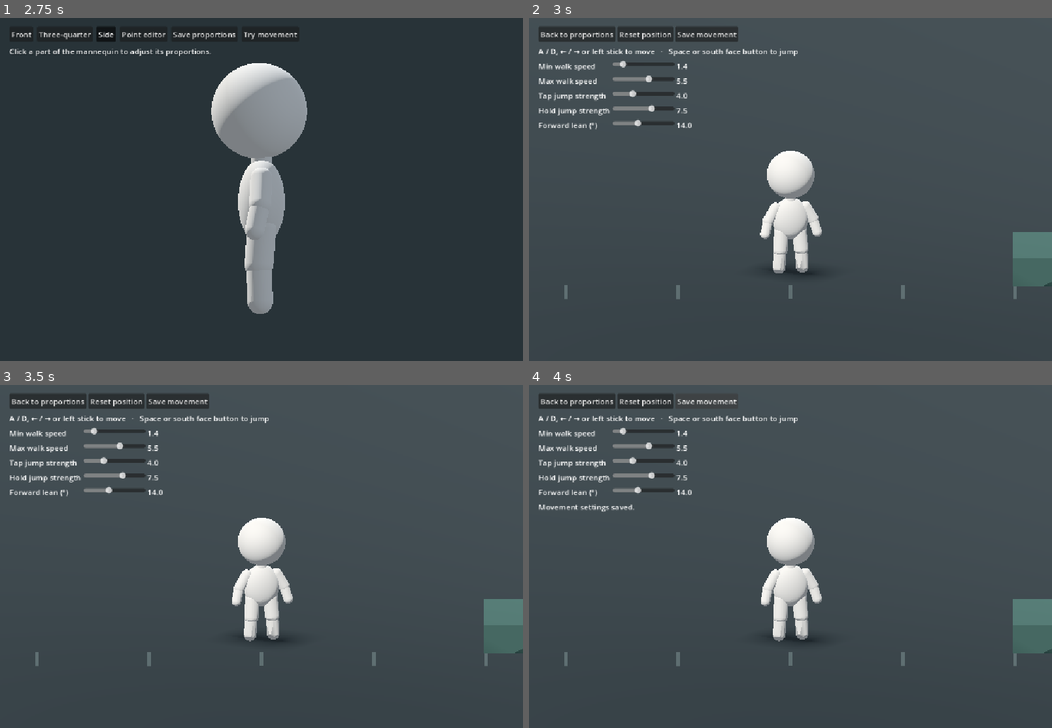
Above: before the commit, frames 1-4 (two rows, left to right).
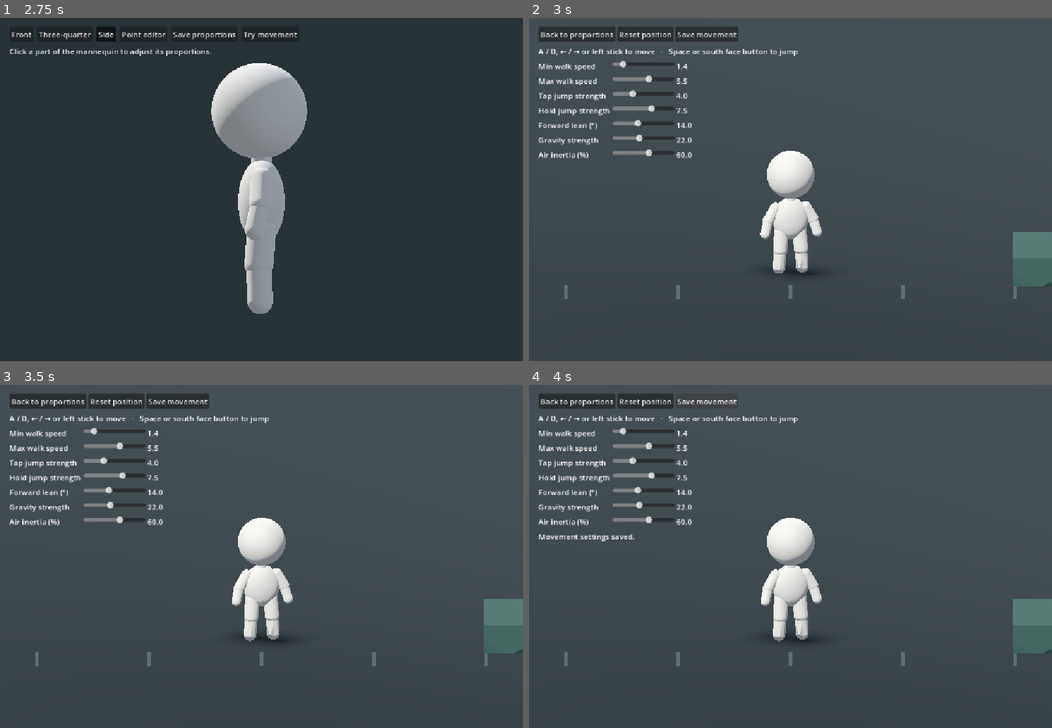
Above: after the commit, the same moments.

Repository: mdlvr1w/creation-game
Game: Godot game, scene res://game/mannequin_view.tscn
The game is run twice, just before and just after one commit, with the same random seed, the same clock (stepped at 60 frames per second) and the same inputs.
Inputs:
- Up to frame 1 (2.75 s): click "Front" at 0.5 s; click "Three-quarter" at 1.25 s; click "Side" at 2 s
- Up to frame 2 (3 s): click "Try movement" at 2.75 s
- Up to frame 3 (3.5 s): no input
- Up to frame 4 (4 s): click "Save movement" at 3.5 s

Frame 1 is identical in both runs. In frame 2, 0.5% of the frame differs, in the area x 1-32%, y 33-42%; in frame 3, 0.5%; in frame 4, 0.7%, in the area x 1-32%, y 33-46%.

Commit message:
Expose gravity and steerable air inertia

Diff:
--- a/game/mannequin_controller.gd
+++ b/game/mannequin_controller.gd
@@ -11,7 +11,6 @@
 var jump_can_cut := false
 @export var acceleration := 23.0
 @export var braking := 30.0
-@export var gravity := 22.0
 
 var motion := Motion.new()
 
@@ -38,7 +37,12 @@
 	var target := 0.0
 	if not is_zero_approx(direction):
 		target = signf(direction) * lerpf(tuning.min_speed, tuning.max_speed, absf(direction))
-	var rate := braking if is_zero_approx(direction) else acceleration
+	var coasting := is_zero_approx(direction)
+	var rate := braking if coasting else acceleration
+	if not grounded:
+		var inertia: float = tuning.air_inertia / 100.0
+		# Full inertia preserves coasting but still permits steering.
+		rate *= lerpf(1.0, 0.0 if coasting else 0.15, inertia)
 	velocity.x = move_toward(velocity.x, target, rate * delta)
 	if grounded:
 		jump_can_cut = false
@@ -46,7 +50,7 @@
 			velocity.y = tuning.max_jump if jump_held else tuning.min_jump
 			jump_can_cut = jump_held
 	else:
-		velocity.y -= gravity * delta
+		velocity.y -= tuning.gravity * delta
 		if jump_can_cut and not jump_held:
 			velocity.y = minf(velocity.y, tuning.min_jump)
 			jump_can_cut = false
--- a/game/movement_preview.gd
+++ b/game/movement_preview.gd
@@ -9,6 +9,12 @@
 	&"min_jump": "Tap jump strength",
 	&"max_jump": "Hold jump strength",
 	&"lean_degrees": "Forward lean (°)",
+	&"gravity": "Gravity strength",
+	&"air_inertia": "Air inertia (%)",
+}
+const TUNING_HELP := {
+	&"gravity": "Higher gravity pulls the mannequin down faster.",
+	&"air_inertia": "Higher inertia carries more momentum and makes midair turns slower.",
 }
 const Stage := preload("res://game/mannequin_stage.gd")
 
@@ -157,10 +163,14 @@
 	var label := Label.new()
 	label.custom_minimum_size.x = 152
 	label.text = TUNING_LABELS[key]
+	var help: String = TUNING_HELP.get(key, "")
+	label.tooltip_text = help
+	label.mouse_filter = Control.MOUSE_FILTER_PASS
 	row.add_child(label)
 	var slider := HSlider.new()
 	slider.custom_minimum_size.x = 130
 	slider.focus_mode = Control.FOCUS_NONE
+	slider.tooltip_text = help
 	var limits: Vector3 = Settings.LIMITS[key]
 	slider.min_value = snappedf(limits.x, 0.1)
 	slider.max_value = limits.y
--- a/game/movement_settings.gd
+++ b/game/movement_settings.gd
@@ -8,7 +8,10 @@
 	&"min_jump": Vector3(1.0, 11.0, 4.0),
 	&"max_jump": Vector3(1.0, 11.0, 7.5),
 	&"lean_degrees": Vector3(0.0, 35.0, 14.0),
+	&"gravity": Vector3(5.0, 45.0, 22.0),
+	&"air_inertia": Vector3(0.0, 100.0, 60.0),
 }
+const NEW_SETTINGS := [&"gravity", &"air_inertia"]
 const ORDERED_PAIRS := [[&"min_speed", &"max_speed"], [&"min_jump", &"max_jump"]]
 
 var values: Dictionary[StringName, float] = {}
@@ -37,7 +40,7 @@
 	var settings := {}
 	for key: StringName in values:
 		settings[String(key)] = snappedf(values[key], 0.1)
-	var written := file.store_string(JSON.stringify({"version": 1, "movement": settings}, "\t"))
+	var written := file.store_string(JSON.stringify({"version": 2, "movement": settings}, "\t"))
 	file.close()
 	if not written or DirAccess.rename_absolute(temp, path) != OK:
 		DirAccess.remove_absolute(temp)
@@ -47,15 +50,20 @@
 
 func load_from(path: String = LOCAL_FILE) -> bool:
 	var contents: Variant = JSON.parse_string(FileAccess.get_file_as_string(path))
-	if not contents is Dictionary or contents.get("version") != 1:
+	if not contents is Dictionary:
+		return false
+	var version: Variant = contents.get("version")
+	if version != 1 and version != 2:
 		return false
 	var settings: Variant = contents.get("movement")
 	if not settings is Dictionary:
 		return false
 	var loaded: Dictionary[StringName, float] = {}
 	for key: StringName in LIMITS:
+		var limits: Vector3 = LIMITS[key]
 		var value: Variant = settings.get(String(key))
-		var limits: Vector3 = LIMITS[key]
+		if version == 1 and key in NEW_SETTINGS:
+			value = float(limits.z)
 		if not value is float or not is_finite(value) or value < snappedf(limits.x, 0.1) or value > limits.y:
 			return false
 		loaded[key] = value
--- a/tests/movement_test.gd
+++ b/tests/movement_test.gd
@@ -80,12 +80,25 @@
 	preview.tuning_sliders[&"max_jump"].value = 3.0
 	check(is_equal_approx(preview.tuning_sliders[&"min_jump"].value, 3.0),
 		"jump sliders keep the minimum and maximum ordered")
+	await check_air_tuning(preview)
+
 	var settings_file := "user://movement-test-%s.json" % OS.get_process_id()
 	check(player.settings.save_to(settings_file), "movement settings save")
 	var restored := Settings.new()
 	check(restored.load_from(settings_file), "movement settings reload")
 	for key: StringName in Settings.LIMITS:
 		check(is_equal_approx(restored.values[key], player.settings.values[key]), "saved setting matches " + String(key))
+	var legacy: Dictionary = JSON.parse_string(FileAccess.get_file_as_string(settings_file))
+	legacy.version = 1
+	legacy.movement.erase("gravity")
+	legacy.movement.erase("air_inertia")
+	var legacy_file := FileAccess.open(settings_file, FileAccess.WRITE)
+	legacy_file.store_string(JSON.stringify(legacy))
+	legacy_file.close()
+	check(restored.load_from(settings_file), "older movement saves still load")
+	check(is_equal_approx(restored.values.gravity, 22.0) and is_equal_approx(restored.values.air_inertia, 60.0),
+		"older saves inherit defaults for the two new settings")
+	check(is_equal_approx(restored.values.min_speed, 6.0), "older saves preserve existing tuning")
 	DirAccess.remove_absolute(settings_file)
 
 	preview.queue_free()
@@ -100,6 +113,44 @@
 	if failures == 0:
 		print("Movement checks passed.")
 	quit(int(failures > 0))
+
+
+func check_air_tuning(preview) -> void:
+	var player = preview.player
+	player.position = Vector3(-12, 12, 0)
+	await physics_frame
+	player.step(1.0 / 60.0, 0.0, false)
+	check(not player.is_on_floor(), "air tuning test starts airborne")
+
+	preview.tuning_sliders[&"gravity"].value = 10.0
+	player.velocity = Vector3.ZERO
+	await physics_frame
+	player.step(1.0 / 60.0, 0.0, false)
+	var light_fall: float = player.velocity.y
+	preview.tuning_sliders[&"gravity"].value = 35.0
+	player.velocity = Vector3.ZERO
+	await physics_frame
+	player.step(1.0 / 60.0, 0.0, false)
+	check(player.velocity.y < light_fall, "higher gravity accelerates the fall")
+
+	preview.tuning_sliders[&"air_inertia"].value = 0.0
+	player.velocity = Vector3(2, 0, 0)
+	await physics_frame
+	player.step(1.0 / 60.0, -1.0, false)
+	var quick_turn: float = player.velocity.x
+	preview.tuning_sliders[&"air_inertia"].value = 100.0
+	player.velocity = Vector3(2, 0, 0)
+	await physics_frame
+	player.step(1.0 / 60.0, 0.0, false)
+	check(is_equal_approx(player.velocity.x, 2.0), "full inertia preserves coasting momentum")
+	await physics_frame
+	player.step(1.0 / 60.0, -1.0, false)
+	check(player.velocity.x > quick_turn and player.velocity.x < 2.0,
+		"full inertia slows reversal while still allowing steering")
+	for frame in 42:
+		await physics_frame
+		player.step(1.0 / 60.0, -1.0, false)
+	check(player.velocity.x < 0 and not player.is_on_floor(), "steering can reverse the character in the air")
 
 
 func measure_jump(player, held: bool) -> float:
Not shown, changed: DESIGN-JOURNAL.md
